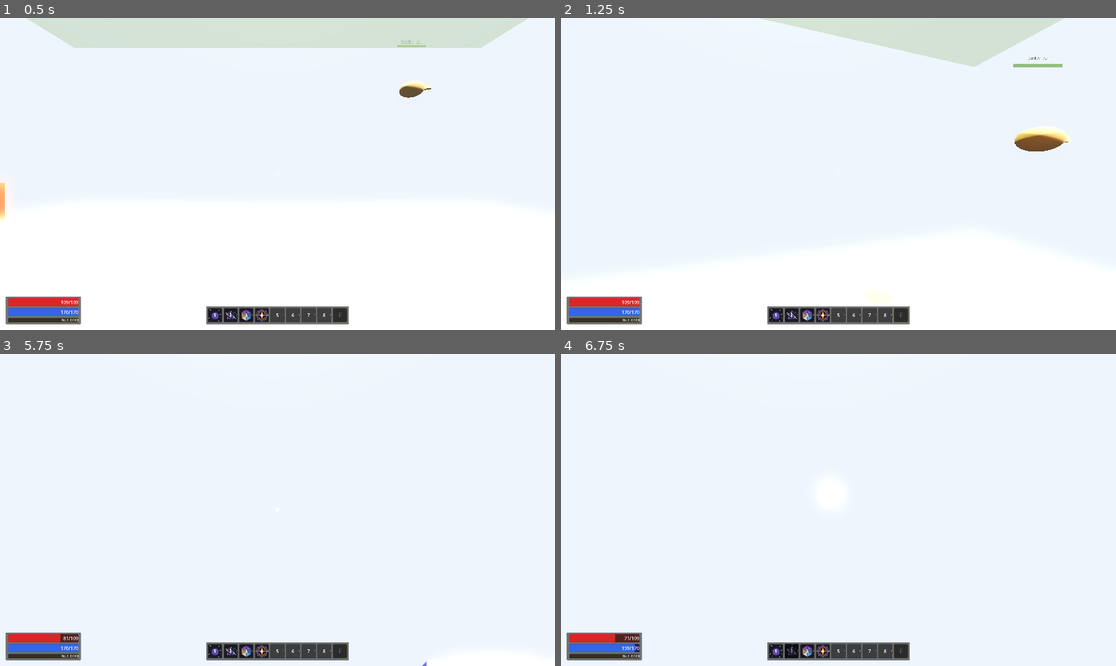
Above: before the commit, frames 1-4 (two rows, left to right).
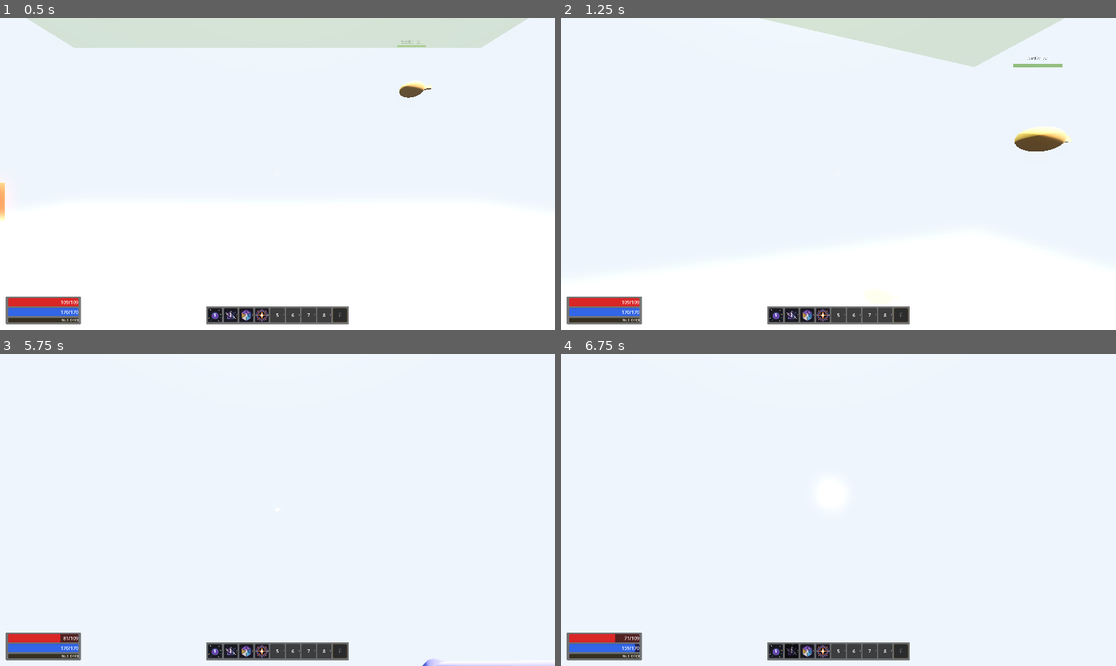
Above: after the commit, the same moments.

Repository: Jouyancito/another-game-of-dungeon
Game: Godot game, scene res://scenes/main/main.tscn
Two runs of this game, one before a commit and one after it. Both use one fixed random seed, a clock stepped at 60 frames per second and the inputs below. This scene is started directly instead of the project's main scene.
Inputs (mouse positions are in pixels of both pictures, inside the frame that each line leads up to):
- Up to frame 1 (0.5 s): no input
- Up to frame 2 (1.25 s): tap Enter at 0.5 s; move the mouse to (866, 174) at 0.52 s; hold W (move_forward) from 0.53 s (still down); hold F (toggle_torch) from 0.53 s (still down); click (866, 174) at 0.67 s; tap Space (jump) at 0.77, 1.07 s
- Up to frame 3 (5.75 s): keep holding W (move_forward); move the mouse to (249, 510) at 1.27 s; release F (toggle_torch) at 1.28 s; tap Ctrl (crouch) at 1.35 s; click (249, 510) at 1.42 s; tap Space (jump) at 1.52, 1.82, 2.75, 3.02, 3.32, 3.77, 4.07, 4.25, 4.52, 4.82 s; tap F (toggle_torch) at 1.55, 2.3, 3.05, 4.55 s; move the mouse to (288, 503) at 2.02 s; hold E (interact) 2.03-2.78 s; click (288, 503) at 2.17 s; move the mouse to (271, 516) at 2.77 s; tap Shift (sprint) at 2.85 s; click (271, 516) at 2.92 s; tap Enter at 3.5 s; move the mouse to (316, 513) at 3.52 s; hold F (toggle_torch) 3.53-4.28 s; click (316, 513) at 3.67 s; move the mouse to (233, 506) at 4.27 s; tap R at 4.35 s; click (233, 506) at 4.42 s; move the mouse to (283, 510) at 5.02 s; hold F (toggle_torch) from 5.03 s (still down); tap K at 5.1 s; click (283, 510) at 5.17 s
- Up to frame 4 (6.75 s): move the mouse to (816, 503) at 5.77 s; release W (move_forward) at 5.78 s; release F (toggle_torch) at 5.78 s; hold D (move_right) 5.78-6.53 s; tap 1 at 5.85 s; click (816, 503) at 5.92 s; tap Space (jump) at 6.02, 6.32 s; tap F (toggle_torch) at 6.05 s; tap Enter at 6.5 s; move the mouse to (866, 510) at 6.52 s; hold W (move_forward) from 6.53 s (still down); hold F (toggle_torch) from 6.53 s (still down); tap 2 at 6.6 s; click (866, 510) at 6.67 s

Frame 1 is identical in both runs. In frame 2, 0.1% of the frame differs, in the area x 83-89%, y 37-42%; in frame 3, 0.2%, in the area x 76-100%, y 97-100%; in frame 4, less than 0.1%.

Commit message:
fix: dead-camera lock + inventory top-center default + F torch fallback removed
Four quick follow-ups from playtest round 6:

1) Dead state locks camera, downed stays free

_unhandled_input now splits the guard. is_dead returns unconditionally
(no mouse motion, no rotation — the fallen view stays frozen ready for
the upcoming fade-to-black). is_downed keeps the previous behavior:
blocks actions but lets the player rotate the camera to look for
allies / surroundings.

2) Inventory default spawn top-center

tscn Background was bottom-right anchored (offset_left=-580,
offset_top=-370). That placed it over the hotbar / torch slot and
forced the user to drag it every time. Now anchored top-center
(0.5, 0.0) with a 20px top margin. Still draggable, still bounded by
the clamp added before.

3) Last-breath bar dropped ~40px

offset_top 40 → 80, offset_bottom 100 → 140. User: "un centímetro
más abajo". At 1080p that's ~37px.

4) F no longer auto-equips torch from inventory

base_player.toggle_torch had a fallback loop that scanned inventory.items
for the first light-type item and called _equip_torch_item. Result: F
ignited a torch even when the user "didn't have one equipped" — it was
in the bag. Confusing. Removed the fallback. F now only works with
whatever sits in the equipped slot. Canon: equip-then-toggle, no magic.

Diff:
--- a/game/scenes/hud/hud.gd
+++ b/game/scenes/hud/hud.gd
@@ -436,8 +436,8 @@
 	_last_breath_panel.anchor_bottom = 0.0
 	_last_breath_panel.offset_left = -180.0
 	_last_breath_panel.offset_right = 180.0
-	_last_breath_panel.offset_top = 40.0
-	_last_breath_panel.offset_bottom = 100.0
+	_last_breath_panel.offset_top = 80.0
+	_last_breath_panel.offset_bottom = 140.0
 	_last_breath_panel.visible = false
 	_last_breath_panel.mouse_filter = Control.MOUSE_FILTER_IGNORE
 
--- a/game/scenes/player/base_player.gd
+++ b/game/scenes/player/base_player.gd
@@ -511,8 +511,11 @@
 	# Bloqueo de acciones en dead/downed — no atacar, no recoger, no castear.
 	# Canon downed (MVP #5): player caído espera revive. Mientras, el HUD
 	# captura R para respawn temprano (ver hud.gd).
-	# La cámara (mouse motion) SIGUE libre — el user puede mirar alrededor.
-	if is_dead or is_downed:
+	# Cámara: libre en DOWNED (el player mira alrededor), bloqueada en DEAD
+	# (la cámara queda congelada con fade-to-black del HUD).
+	if is_dead:
+		return
+	if is_downed:
 		if not (event is InputEventMouseMotion):
 			return
 
@@ -951,16 +954,10 @@
 					_equip_torch_item(equipped_id, equipped_data)
 					return
 
-	# 2) Fallback — antorchas que quedaron en inventario sin equipar todavía.
-	if inventory == null:
-		return
-	for entry in inventory.items:
-		var item_data: Dictionary = ItemDatabase.get_item(entry["item_id"])
-		if item_data.is_empty():
-			continue
-		if item_data.get("type", "") == "light":
-			_equip_torch_item(entry["item_id"], item_data)
-			return
+	# NO fallback a inventario — canon 2026-04-24: F solo enciende lo equipado.
+	# Antes había fallback que auto-equipaba la primera antorcha del inventario,
+	# resultado: F prendía luz aunque el user "no tuviera antorcha" (estaba en
+	# la grilla, no en el slot). Ahora requiere equip explícito primero.
 
 func _equip_torch_item(item_id: String, item_data: Dictionary) -> void:
 	var stats: Dictionary = item_data.get("stats", {})
--- a/game/scenes/ui/inventory_ui.tscn
+++ b/game/scenes/ui/inventory_ui.tscn
@@ -26,14 +26,14 @@
 script = ExtResource("1_invui")
 
 [node name="Background" type="PanelContainer" parent="."]
-anchor_left = 1.0
-anchor_top = 1.0
-anchor_right = 1.0
-anchor_bottom = 1.0
-offset_left = -580.0
-offset_top = -370.0
-offset_right = -10.0
-offset_bottom = -10.0
+anchor_left = 0.5
+anchor_top = 0.0
+anchor_right = 0.5
+anchor_bottom = 0.0
+offset_left = -285.0
+offset_top = 20.0
+offset_right = 285.0
+offset_bottom = 380.0
 theme_override_styles/panel = SubResource("StyleBoxFlat_bg")
 
 [node name="VBoxContainer" type="VBoxContainer" parent="Background"]
